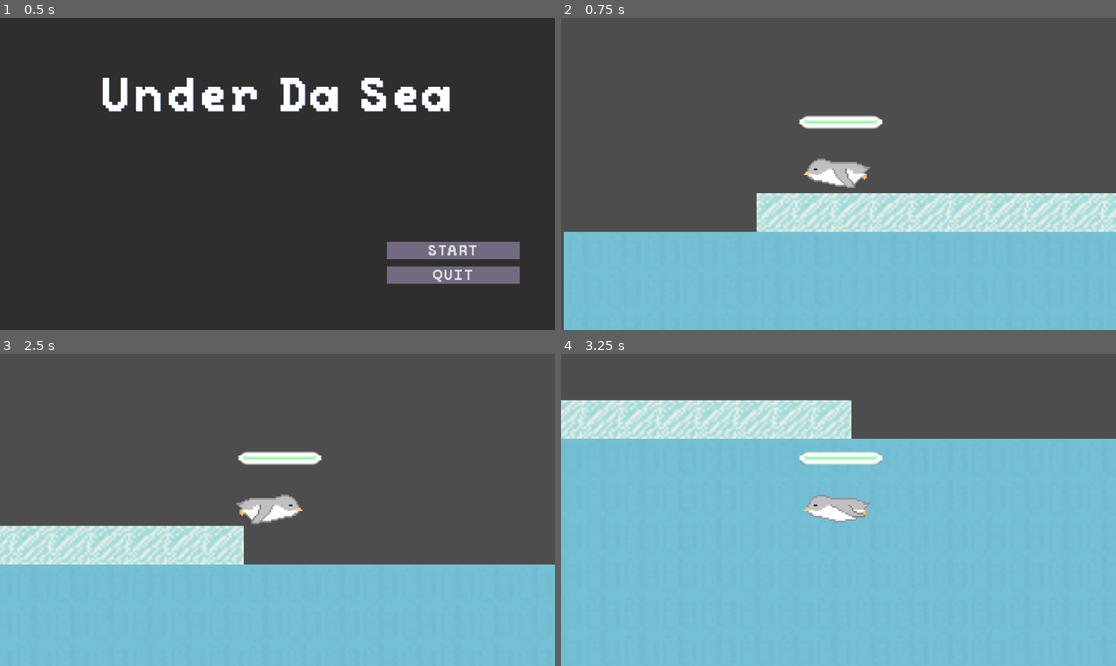
Above: before the commit, frames 1-4 (two rows, left to right).
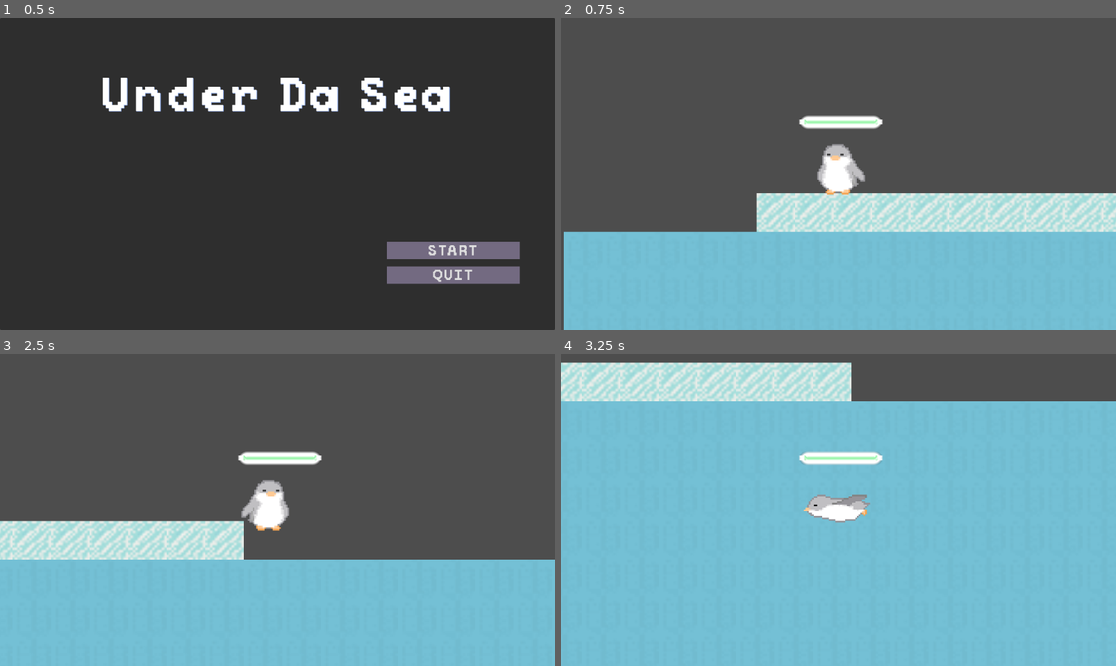
Above: after the commit, the same moments.

Repository: Jesuscanwalk/Under-da-sea
Game: Godot game, scene res://menus/main menu.tscn
Same seed, same stepped clock (60 frames per second), same inputs: the game is played once before the commit and once after it. The project has no main scene, so this scene is started directly.
Inputs:
- Up to frame 1 (0.5 s): no input
- Up to frame 2 (0.75 s): click "START" at 0.5 s
- Up to frame 3 (2.5 s): hold D (right) from 1.28 s (still down); tap Space (jump) at 1.52, 2.27 s
- Up to frame 4 (3.25 s): release D (right) at 2.78 s; hold A (left) from 2.78 s (still down)

Frame 1 is identical in both runs. In frame 2, 1.0% of the frame differs, in the area x 43-56%, y 40-57%; in frame 3, 5.6%; in frame 4, 19%, in the area x 0-100%, y 2-53%.

Commit message:
swimming works fr this time

Diff:
--- a/under-da-sea/player/player.gd
+++ b/under-da-sea/player/player.gd
@@ -63,4 +63,4 @@
 
 func _on_water_detection_water_state_changed(is_in_water):
 	self.is_in_water = is_in_water
-	print("is in water")
+	print(is_in_water)
--- a/under-da-sea/player/player.tscn
+++ b/under-da-sea/player/player.tscn
@@ -135,7 +135,6 @@
 
 [node name="Player" type="CharacterBody2D"]
 position = Vector2(0, 3)
-collision_mask = 3
 script = ExtResource("1_qf20f")
 
 [node name="AnimationPlayer" type="AnimatedSprite2D" parent="."]
--- a/under-da-sea/test.tscn
+++ b/under-da-sea/test.tscn
@@ -18,8 +18,8 @@
 
 [sub_resource type="TileSet" id="TileSet_wf07n"]
 physics_layer_0/collision_layer = 1
-physics_layer_1/collision_layer = 0
-physics_layer_1/collision_mask = 2
+physics_layer_1/collision_layer = 2
+physics_layer_1/collision_mask = 0
 custom_data_layer_0/name = "water"
 custom_data_layer_0/type = 1
 sources/0 = SubResource("TileSetAtlasSource_0rhee")
--- a/under-da-sea/water/water_detection.gd
+++ b/under-da-sea/water/water_detection.gd
@@ -2,7 +2,7 @@
 
 signal water_state_changed(is_in_water : bool)
 
-var is_in_water = false;
+var is_in_water : bool = false;
 
 func _on_body_entered(body):
 	if(is_in_water == false):
--- a/under-da-sea/water/water_detection.tscn
+++ b/under-da-sea/water/water_detection.tscn
@@ -7,6 +7,7 @@
 
 [node name="WaterDetection" type="Area2D"]
 collision_layer = 0
+collision_mask = 2
 script = ExtResource("1_i33g1")
 
 [node name="CollisionShape2D" type="CollisionShape2D" parent="."]
